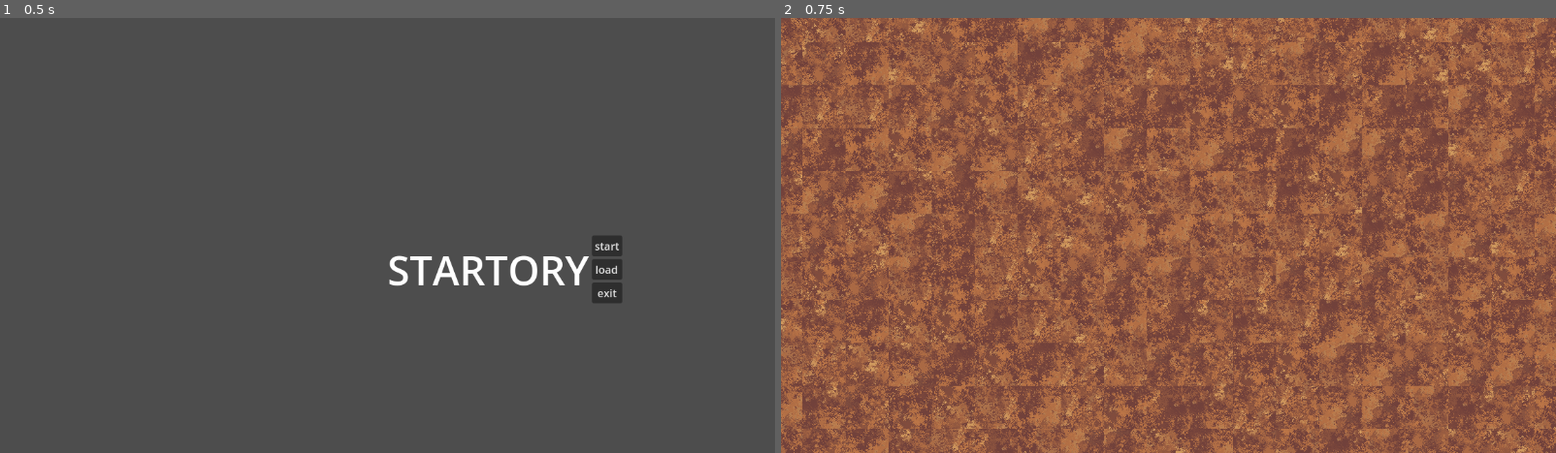
Above: before the commit, frames 1-2 (left to right).
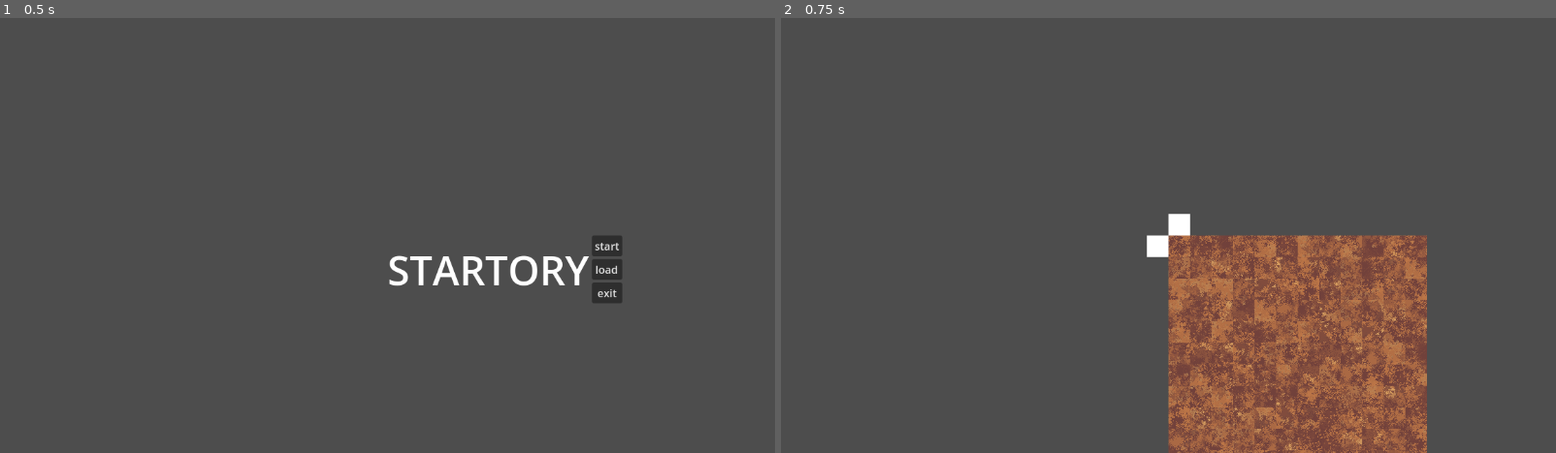
Above: after the commit, the same moments.

Repository: DennisFan11/Startory
Game: Godot game, scene res://main_ctrl.tscn
The game is run twice, just before and just after one commit, with the same random seed, the same clock (stepped at 60 frames per second) and the same inputs.
Inputs:
- Up to frame 1 (0.5 s): no input
- Up to frame 2 (0.75 s): click "start" at 0.5 s

Frame 1 is identical in both runs. In frame 2, 91% of the frame differs, in the area x 0-100%, y 0-100%.

Commit message:
frame2 fix

Diff:
--- a/global.gd
+++ b/global.gd
@@ -1,13 +1,12 @@
 extends Node
-var log = ""
 var ctrl
 var Gctrl
-var map = []
+var map = {}
 
 var player_position = Vector2(0, 0)
 
-var block_size = 64
-var chunk_size = 32
+var block_size = 32
+var chunk_size = 6
 var chunk_array_load = empty_chunk_array(3) #9*9
 var chunk_array_loaded = []
 
--- a/main_ctrl.gd
+++ b/main_ctrl.gd
@@ -19,12 +19,12 @@
 
 
 func _GameStart():
-	_GameLoad(Global._GenMap())
+	Global.map=Global._GenMap()
+	_GameLoad()
 
 
-func _GameLoad(map_data):
+func _GameLoad():
 	_UiRemove()
-	Global.map = map_data
 	_GameAdd()
 	Global.Gctrl = game
 
--- a/scenes/floors/01.gd
+++ b/scenes/floors/01.gd
@@ -1,4 +1,5 @@
 extends Sprite2D
 @export var id=1
 func _ready():
-	set_region_rect(Rect2(randi_range(0, 128),randi_range(0, 128),64,64))
+	set_region_rect(Rect2(randi_range(0, 128),randi_range(0, 128),32,32))
+	rotation=PI/2*randi_range(0, 3)
--- a/scenes/game_ctrl/game_ctrl.tscn
+++ b/scenes/game_ctrl/game_ctrl.tscn
@@ -12,3 +12,10 @@
 script = ExtResource("2_dl0wq")
 
 [node name="Camera" type="Camera2D" parent="player"]
+
+[node name="Polygon2D" type="Polygon2D" parent="."]
+polygon = PackedVector2Array(0, 0, 0, -32, 32, -32, 32, 0)
+
+[node name="Polygon2D2" type="Polygon2D" parent="."]
+position = Vector2(-8, -8)
+polygon = PackedVector2Array(8, 8, -24, 8, -24, 40, 8, 40, 8, 24)
--- a/scenes/game_ctrl/map.gd
+++ b/scenes/game_ctrl/map.gd
@@ -58,9 +58,10 @@
 			var ix = bpos.x+x
 			var iy = bpos.y+y
 			var id = mapdata.floor[ix][iy]
-			mapdata.floor[ix][iy] = floor[id].instantiate()
-			add_child(mapdata.floor[ix][iy])
-			mapdata.floor[ix][iy].position=Vector2(ix*block_size,iy*block_size)
+			if typeof(id) ==TYPE_INT && id !=0 && ix>=0 &&iy>=0:
+				mapdata.floor[ix][iy] = floor[id].instantiate()
+				add_child(mapdata.floor[ix][iy])
+				mapdata.floor[ix][iy].position=Vector2(ix*block_size+block_size/2,iy*block_size+block_size/2)
 
 
 func _remove(cpos:Vector2):
@@ -70,5 +71,6 @@
 			var ix = bpos.x+x
 			var iy = bpos.y+y
 			var id = mapdata.floor[ix][iy].id
-			mapdata.floor[ix][iy].queue_free()
-			mapdata.floor[ix][iy] = id
+			if typeof(id) ==TYPE_CALLABLE:
+				mapdata.floor[ix][iy].queue_free()
+				mapdata.floor[ix][iy] = id
